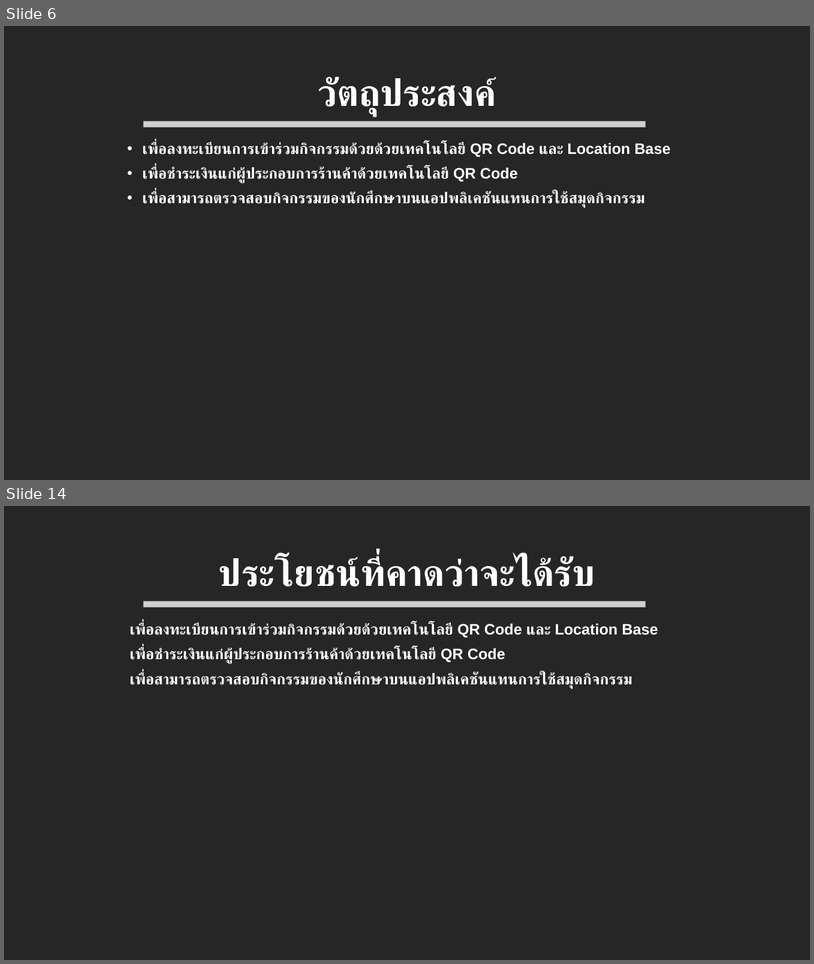
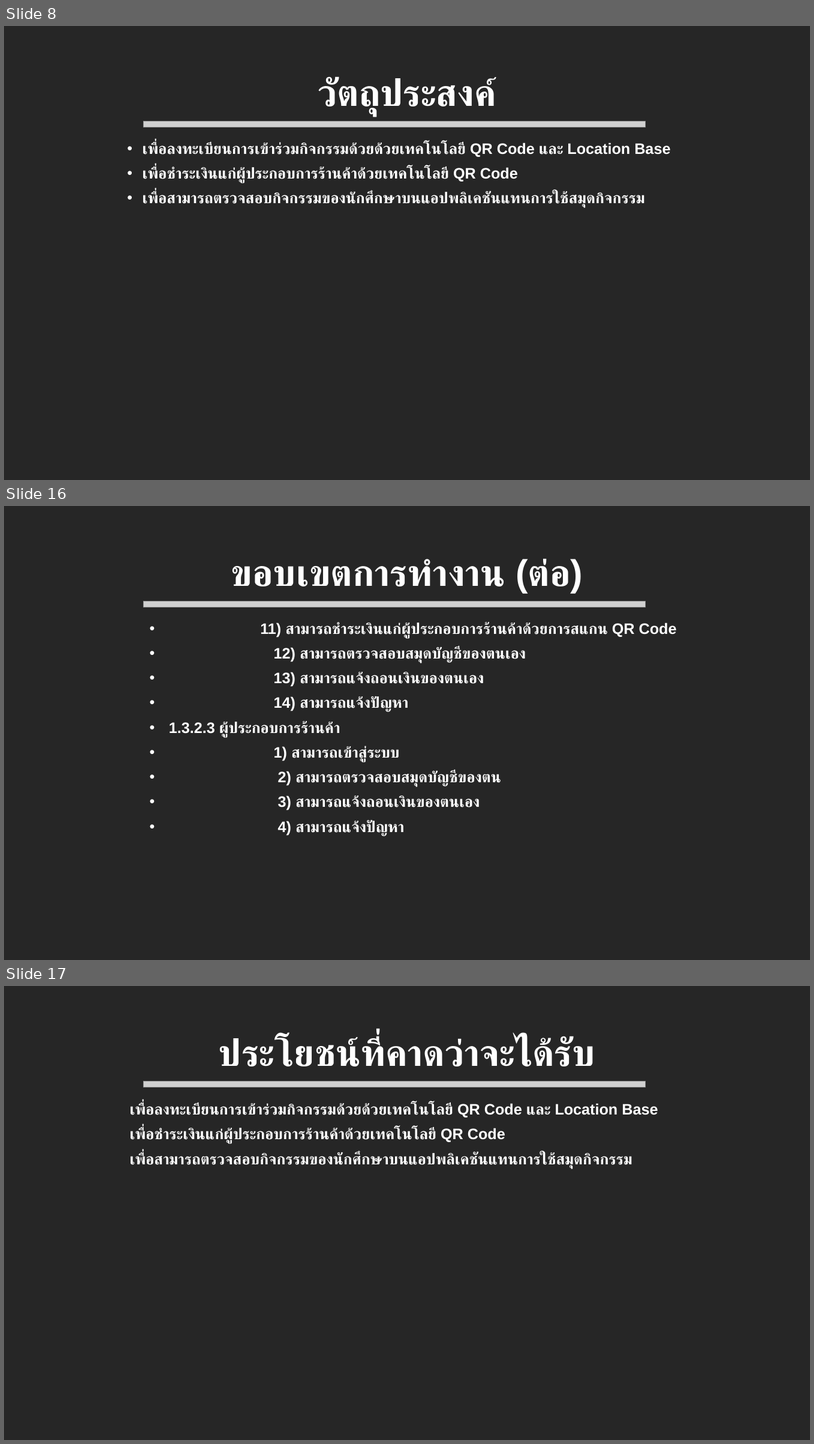
Before and after one commit to mickysara/MyBagProject, a slide deck: uploads/นำเสนอหัวข้อโปรเจค.pptx. Shown one above the other, each under a label of ours: slides 6 and 14 before the commit, slides 8, 16 and 17 after it; the slides between them are not shown. The pictures are 814x964 and 814x1444 pixels, drawn with LibreOffice and Linux fonts; fonts in the diff are those of the drawing; grey boxes stand for pictures. Boxes give left, top, right and bottom in pixels: in the first picture for what was removed or moved away, otherwise in the second. Text is boxed around its words. In the diff, an @@ line names an element or a change of style, - is before the commit and + after.

```diff
--- a/uploads/นำเสนอหัวข้อโปรเจค.pptx
+++ b/uploads/นำเสนอหัวข้อโปรเจค.pptx
@@ slide 16 added at (4, 506, 810, 960), background #262626 @@
@@ title added at (231, 559, 583, 593), 44 pt, text #FFFFFF, bold @@
+ขอบเขตการทำงาน (ต่อ)
@@ picture added at (144, 601, 646, 607) @@
@@ text added at (169, 622, 677, 835), 18 pt, text #FFFFFF, bold @@
+• 11) สามารถชำระเงินแก่ผู้ประกอบการร้านค้าด้วยการสแกน QR Code
+• 12) สามารถตรวจสอบสมุดบัญชีของตนเอง
+• 13) สามารถแจ้งถอนเงินของตนเอง
+• 14) สามารถแจ้งปัญหา
+• 1.3.2.3 ผู้ประกอบการร้านค้า
+• 1) สามารถเข้าสู่ระบบ
+• 2) สามารถตรวจสอบสมุดบัญชีของตน
+• 3) สามารถแจ้งถอนเงินของตนเอง
+• 4) สามารถแจ้งปัญหา
@@ what was slide 6 is now slide 8 @@
@@ what was slide 14 is now slide 17 @@
```
Also in this commit, not shown: 7 slides changed, 2 slides removed, 8 other files.
